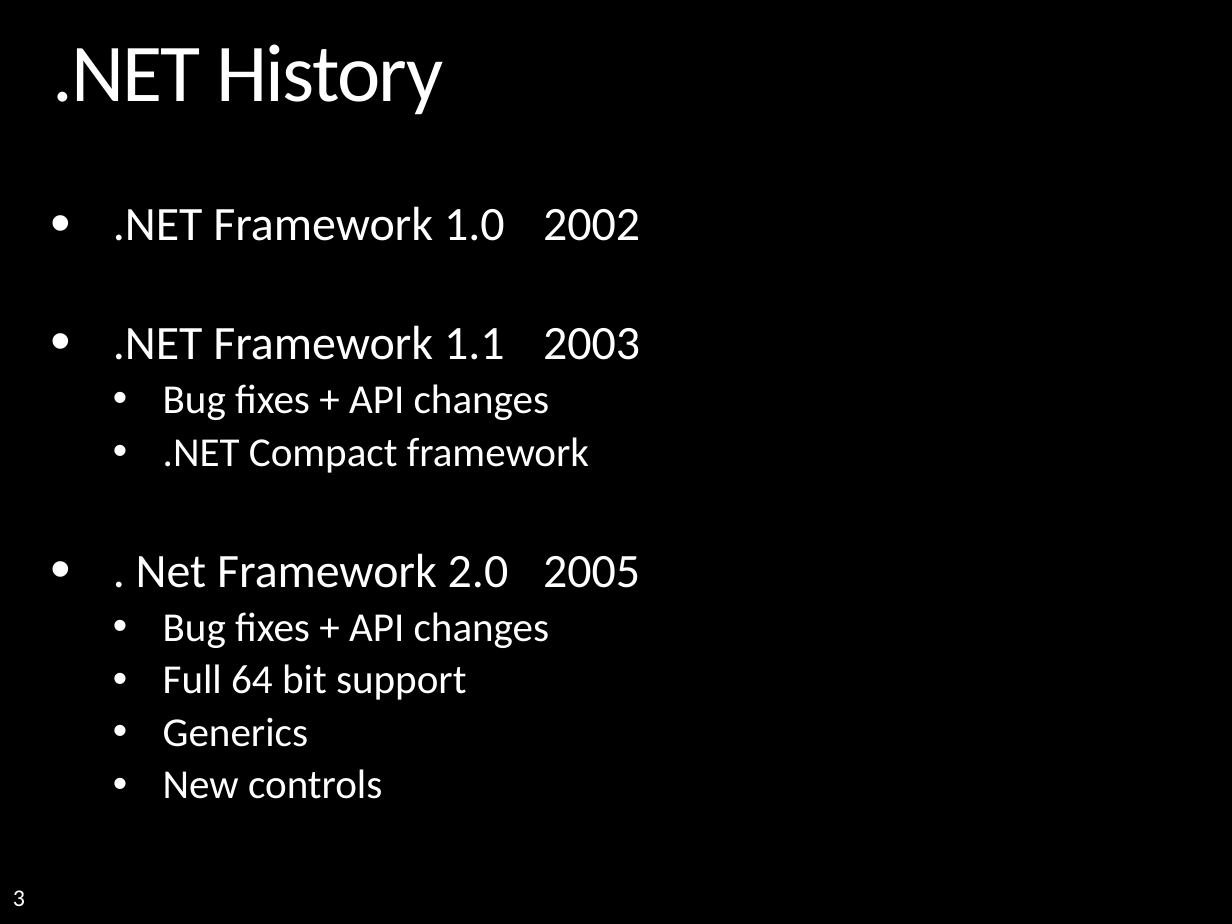
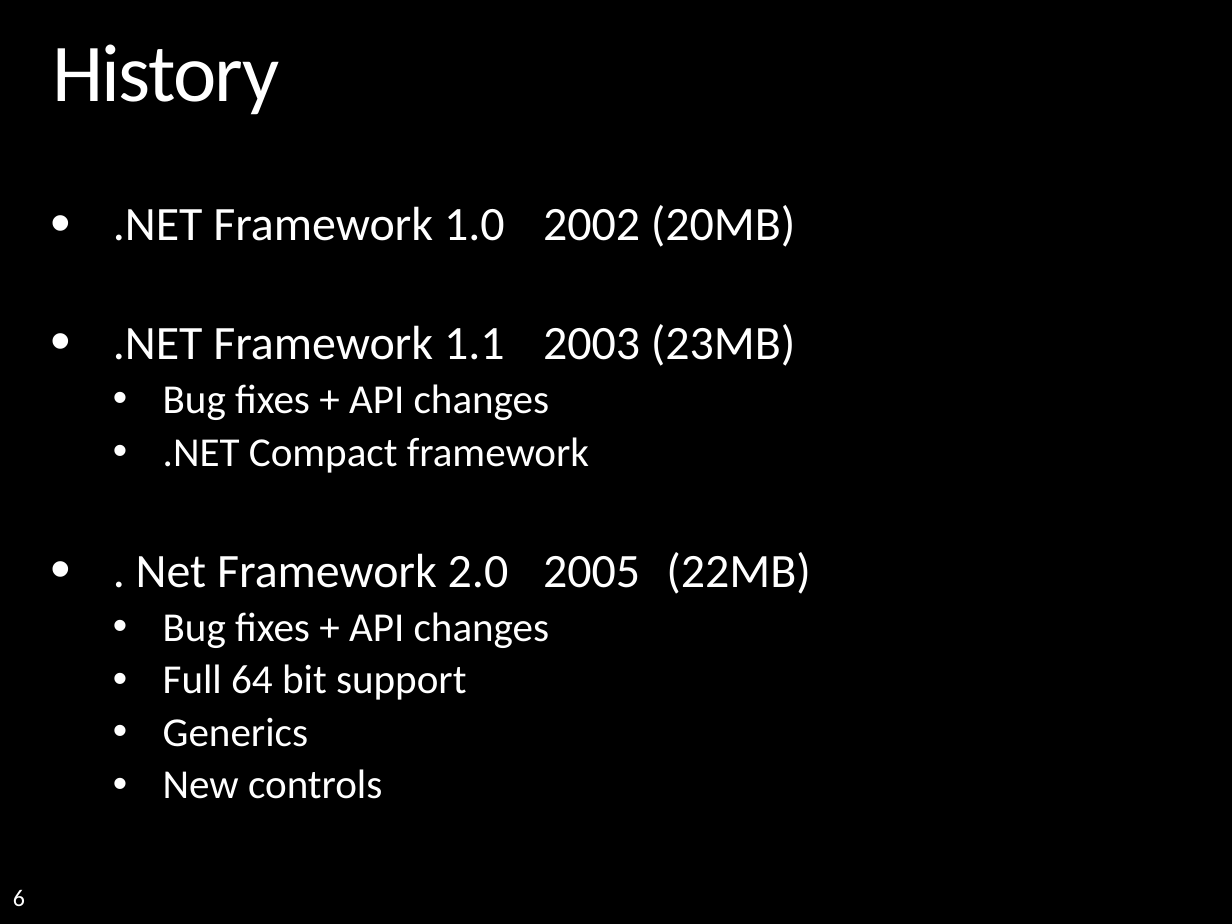
Before and after one commit to mattincode/teched2008, a slide deck: slide 6 of presentations/dotNET FW/TechEd - dotNET.pptx (slide 3 before the commit). Drawn at 1232x924 pixels with LibreOffice and Linux fonts; fonts in the diff are those of the drawing; background and template pictures are left out. Boxes give left, top, right and bottom in pixels: in the first picture for what was removed or moved away, otherwise in the second. Text is boxed around its words. In the diff, an @@ line names an element or a change of style, - is before the commit and + after.

```diff
--- a/presentations/dotNET FW/TechEd - dotNET.pptx
+++ b/presentations/dotNET FW/TechEd - dotNET.pptx
@@ title at [52, 44, 279, 115]: text changed @@
-.NET History
+History
@@ text at [113, 205, 795, 366]: text changed @@
-• .NET Framework 1.0 2002
-• .NET Framework 1.1 2003
+• .NET Framework 1.0 2002 (20MB)
+• .NET Framework 1.1 2003 (23MB)
@@ text at [136, 552, 810, 594]: text changed @@
-• . Net Framework 2.0 2005
+• . Net Framework 2.0 2005 (22MB)
@@ page number at [13, 889, 25, 906]: text changed @@
-3
+6
```
Also in this commit, not shown: 3 other slides changed, 19 slides added, 2 slides removed, 1 other file.
